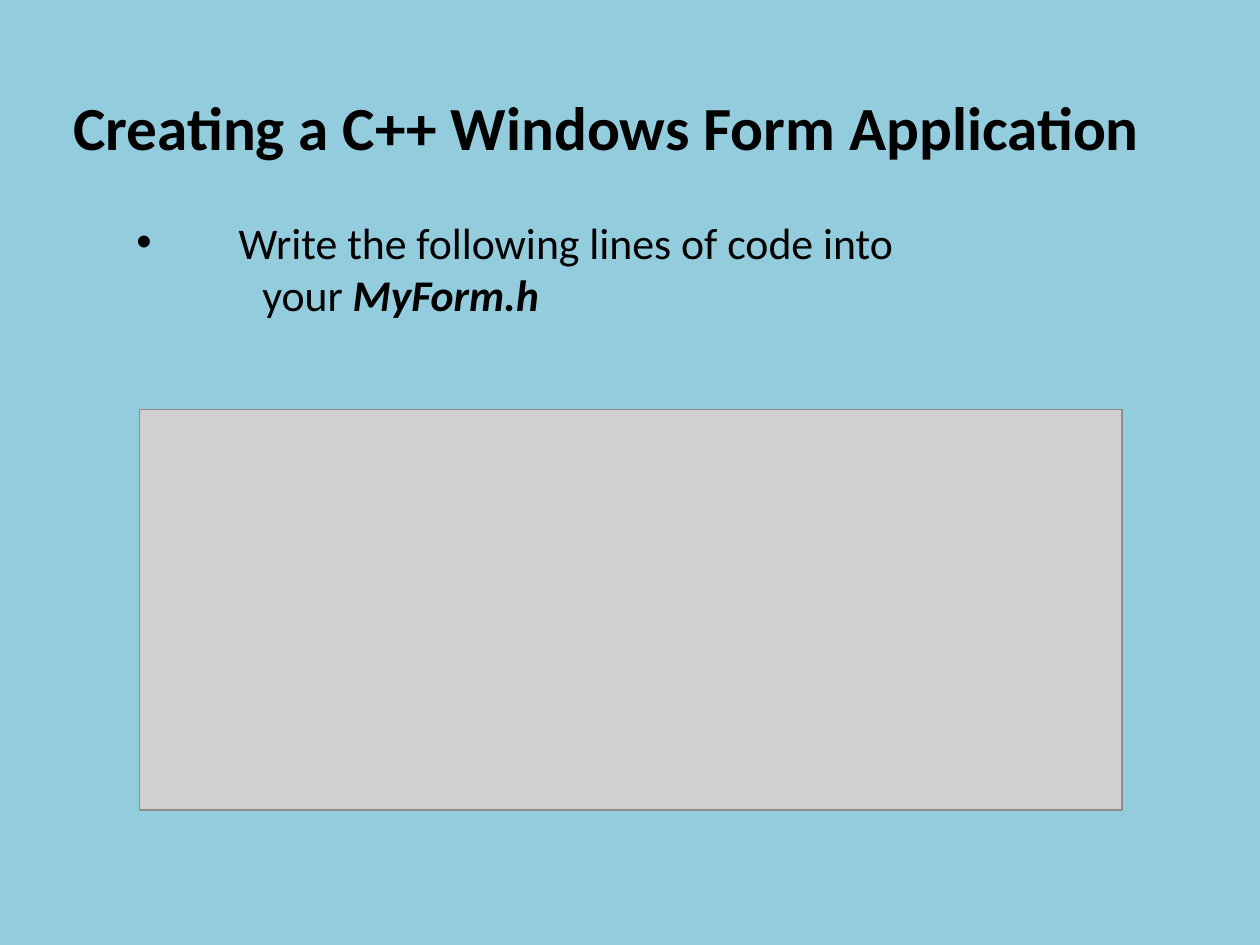
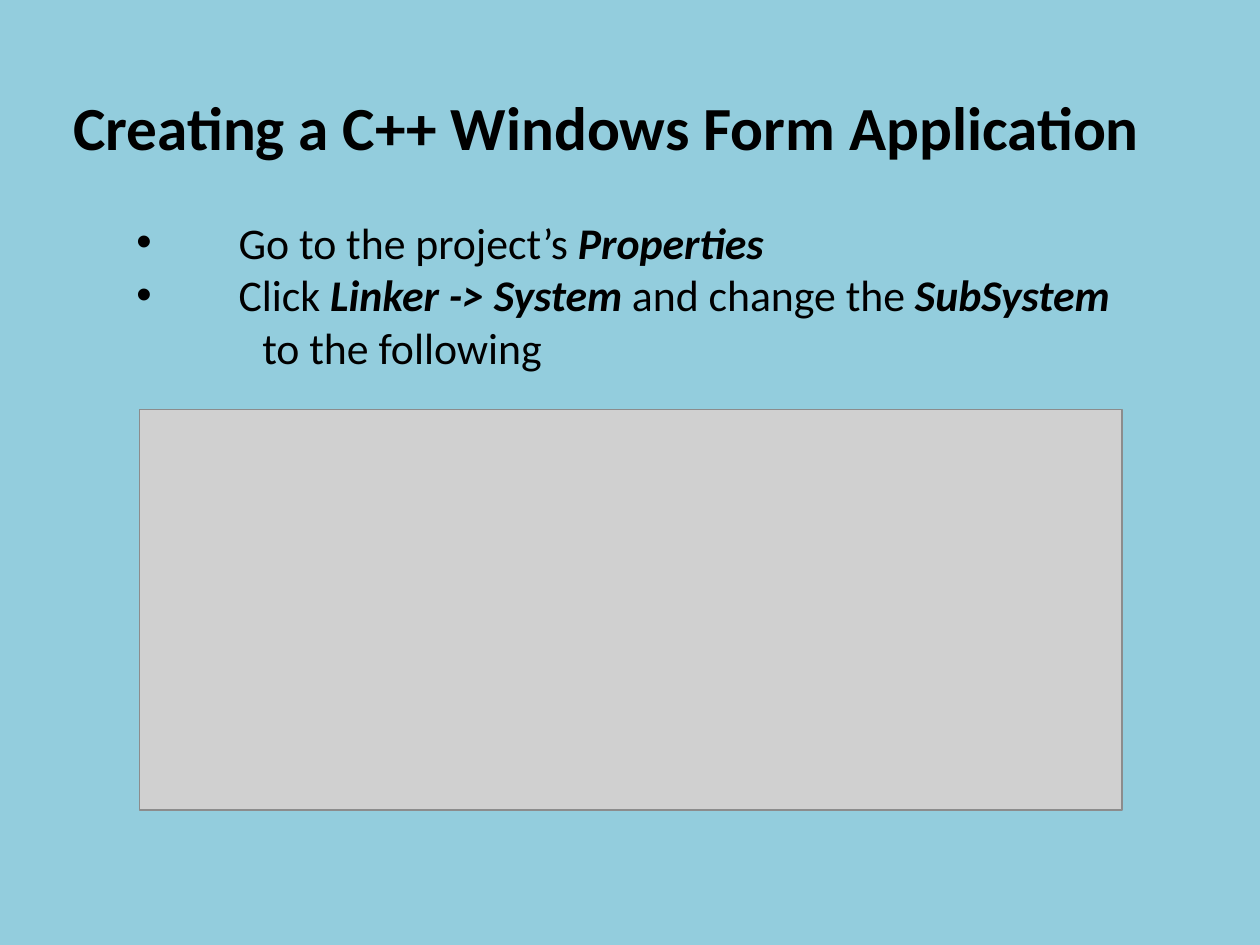
Before and after one commit to szetko/course-materials, a slide deck: slide 34 of Programming 4/01.1 Intro to C++ CLI/01.1 Intro to C++ CLI.pptx (slide 33 before the commit). Drawn at 1260x945 pixels with LibreOffice and Linux fonts; fonts in the diff are those of the drawing; grey boxes stand for pictures. Boxes give left, top, right and bottom in pixels: in the first picture for what was removed or moved away, otherwise in the second. Text is boxed around its words. In the diff, an @@ line names an element or a change of style, - is before the commit and + after.

```diff
--- a/Programming 4/01.1 Intro to C++ CLI/01.1 Intro to C++ CLI.pptx
+++ b/Programming 4/01.1 Intro to C++ CLI/01.1 Intro to C++ CLI.pptx
@@ text at box(239, 228, 1110, 372): text changed @@
-    • Write the following lines of code into
-    your MyForm.h
+    • Go to the project’s Properties
+    • Click Linker -> System and change the SubSystem
+    to the following
```
Also in this commit, not shown: 4 other slides changed, 1 slide added, 10 other files.
